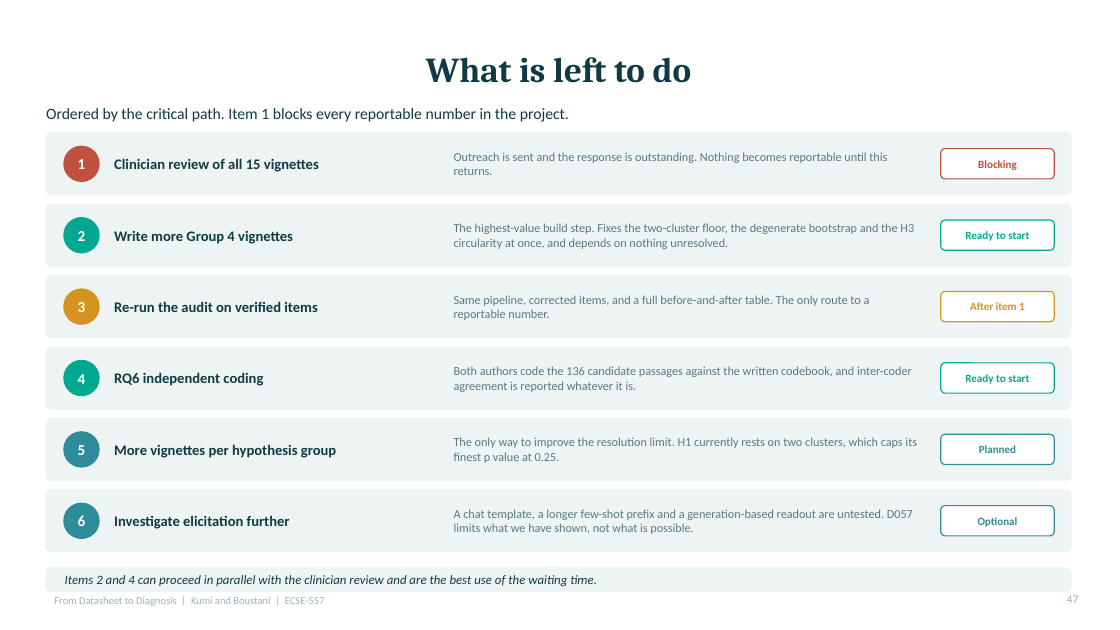
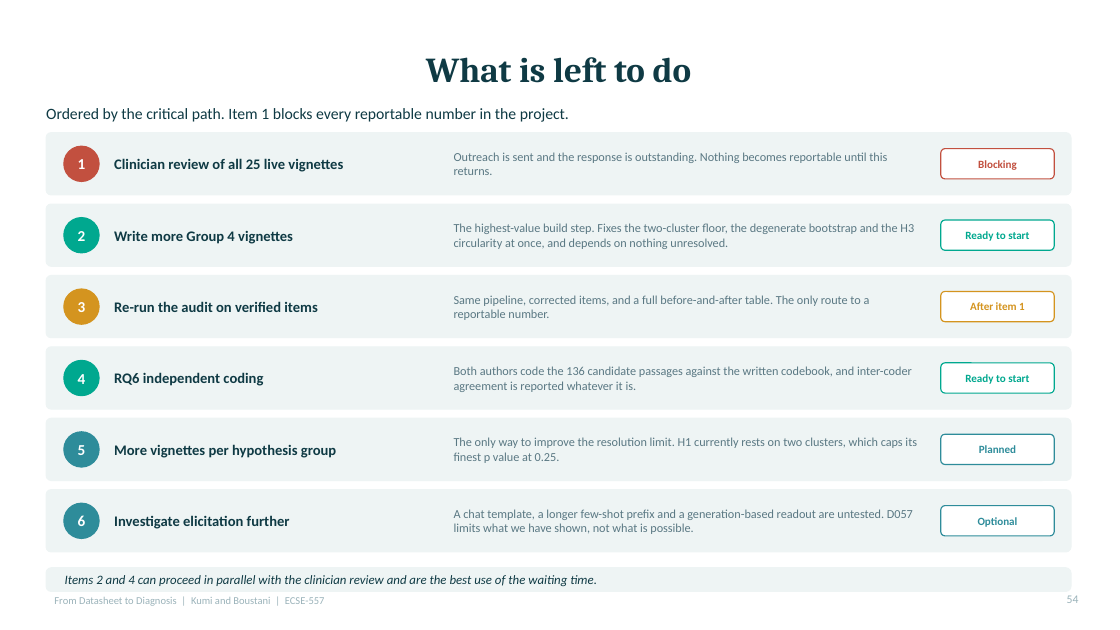
Before and after one commit to Evans-Junior/datasheet-to-diagnosis-audit, a slide deck: slide 54 of Datasheet_to_Diagnosis_Presentation.pptx (slide 47 before the commit). Drawn at 1120x630 pixels with LibreOffice and Linux fonts; fonts in the diff are those of the drawing. Boxes give left, top, right and bottom in pixels: in the first picture for what was removed or moved away, otherwise in the second. Text is boxed around its words. In the diff, an @@ line names an element or a change of style, - is before the commit and + after.

```diff
--- a/Datasheet_to_Diagnosis_Presentation.pptx
+++ b/Datasheet_to_Diagnosis_Presentation.pptx
@@ text at [114,158,343,172]: text changed @@
-Clinician review of all 15 vignettes
+Clinician review of all 25 live vignettes
@@ page number at [1067,595,1079,603]: text changed @@
-47
+54
```
Also in this commit, not shown: 18 other slides changed, 8 slides added, 1 slide removed, 29 other files.
